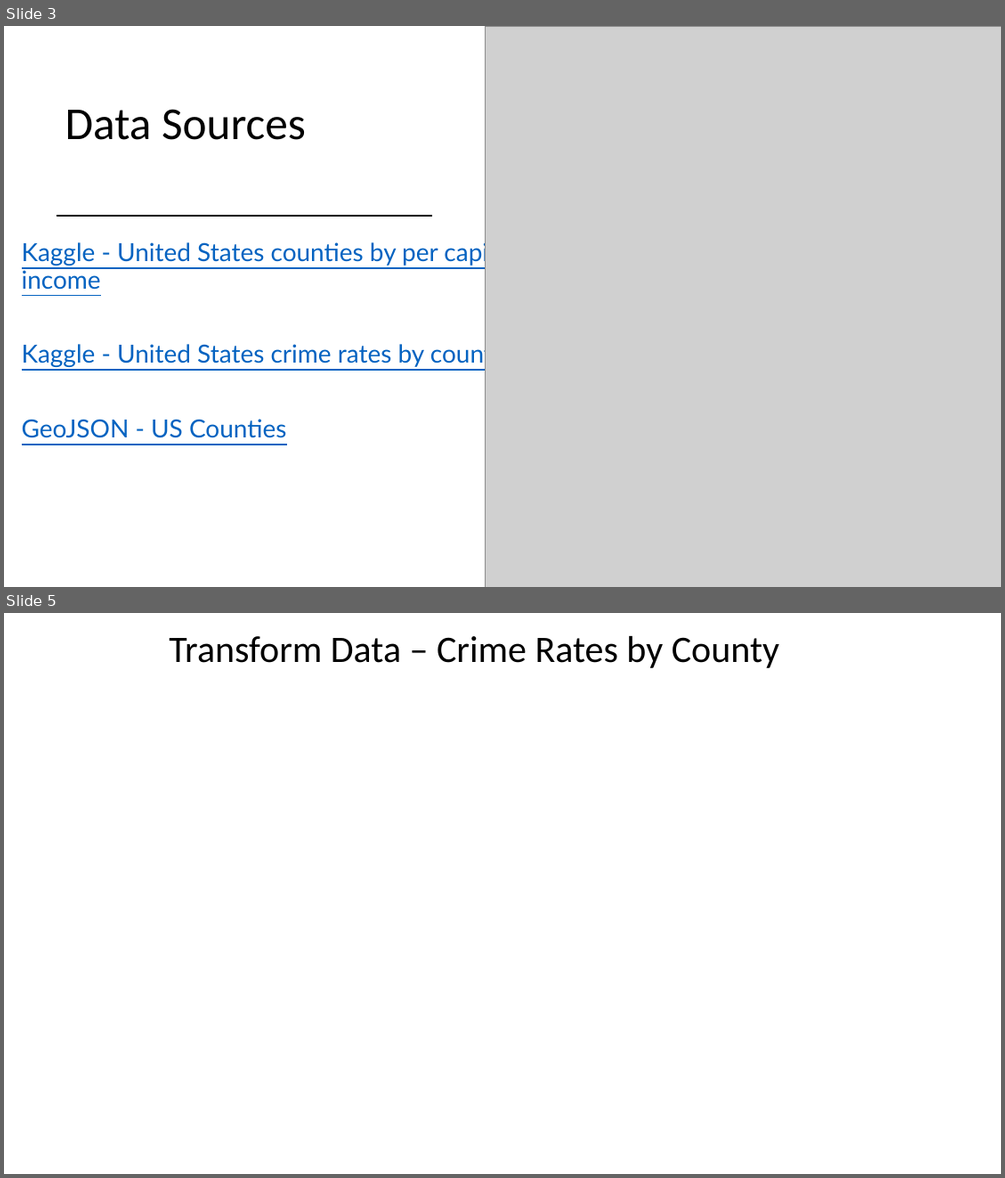
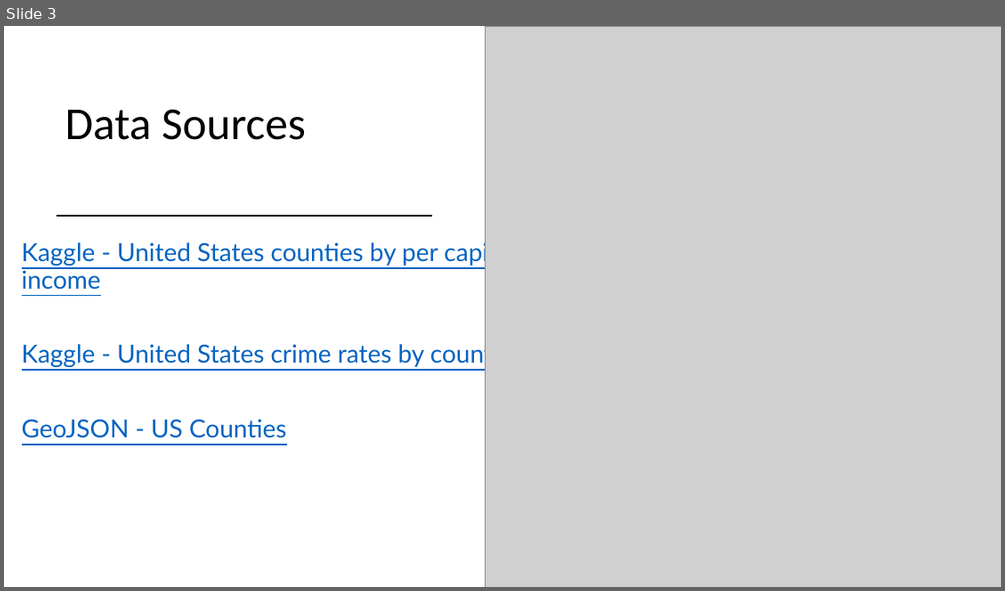
Before and after one commit to mattapallisravya/Web_visualizations_Project3, a slide deck: Chris/Crime Rate per Capita Income.pptx. Shown one above the other, each under a label of ours: slides 3 and 5 before the commit, slide 3 after it; the slides between them are not shown. The pictures are 1005x1178 and 1005x591 pixels, drawn with LibreOffice and Linux fonts; fonts in the diff are those of the drawing; grey boxes stand for pictures; background and template pictures are left out. Boxes give left, top, right and bottom in pixels: in the first picture for what was removed or moved away, otherwise in the second. Text is boxed around its words. In the diff, an @@ line names an element or a change of style, - is before the commit and + after.

```diff
--- a/Chris/Crime Rate per Capita Income.pptx
+++ b/Chris/Crime Rate per Capita Income.pptx
@@ slide 5 removed at bbox=[4, 613, 1001, 1174], background picture (left out) @@
@@ text removed at bbox=[169, 636, 779, 668] @@
-Transform Data – Crime Rates by County
```
Also in this commit, not shown: 3 slides changed, 4 slides added, 1 other slide removed, 27 other files.
